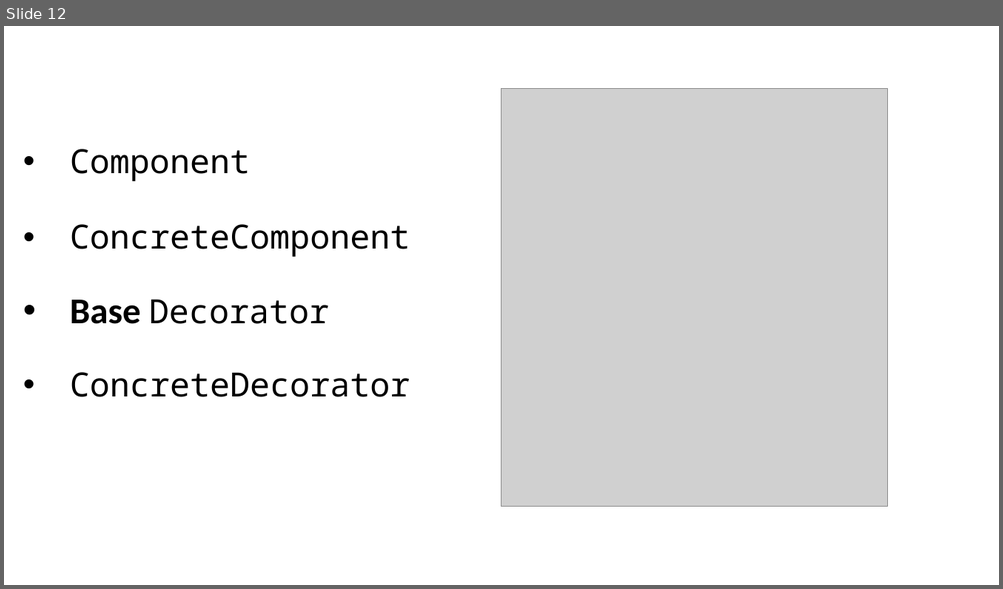
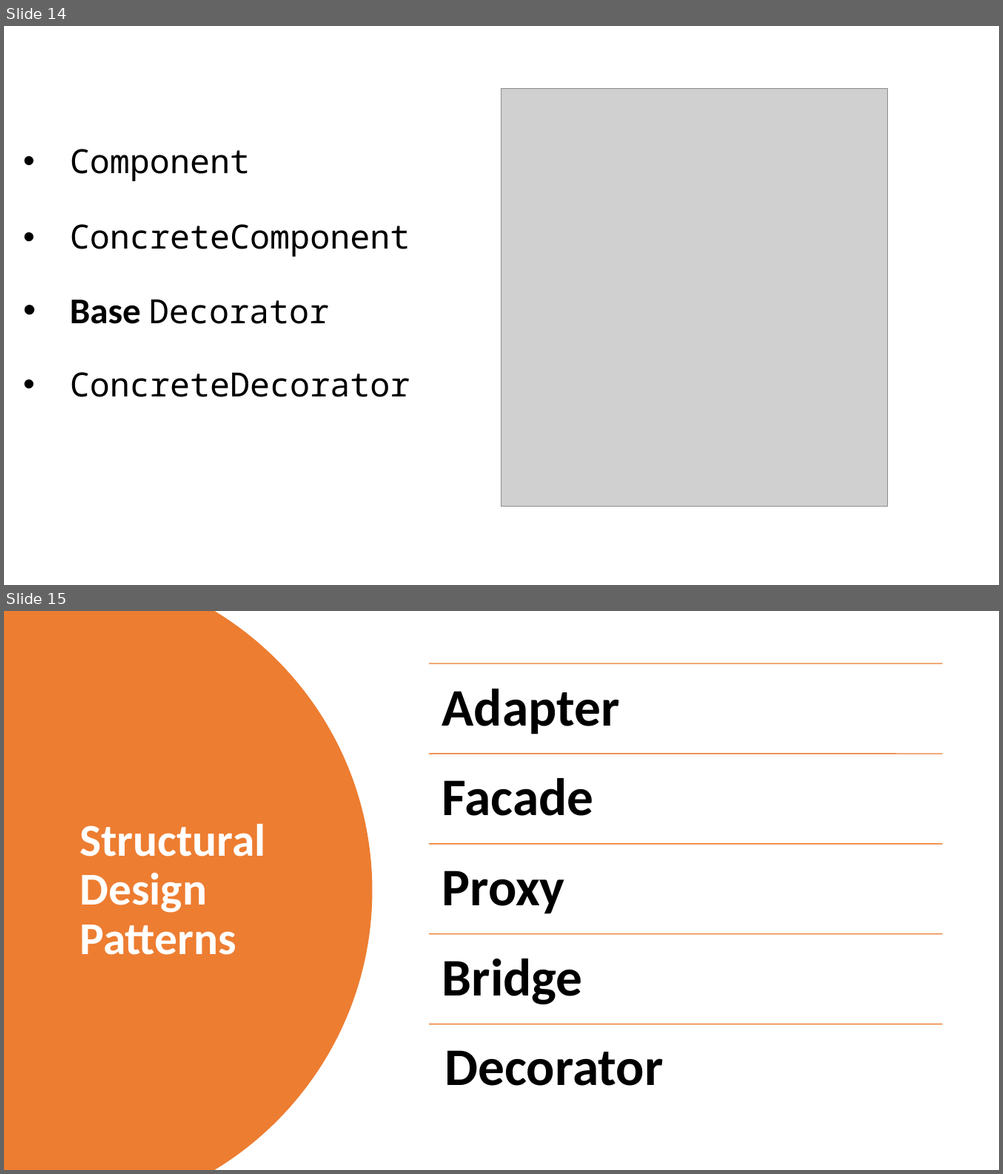
Before and after one commit to JingwenLi/DesignPatterns, a slide deck: DesignPatterns/Structural Design Patterns/Structural Design Patterns.pptx. Shown one above the other, each under a label of ours: slide 12 before the commit, slides 14 and 15 after it. The pictures are 1003x589 and 1003x1174 pixels, drawn with LibreOffice and Linux fonts; fonts in the diff are those of the drawing; grey boxes stand for pictures. Boxes give left, top, right and bottom in pixels: in the first picture for what was removed or moved away, otherwise in the second. Text is boxed around its words. In the diff, an @@ line names an element or a change of style, - is before the commit and + after.

```diff
--- a/DesignPatterns/Structural Design Patterns/Structural Design Patterns.pptx
+++ b/DesignPatterns/Structural Design Patterns/Structural Design Patterns.pptx
@@ slide 15 added at [4, 611, 999, 1170], background #FFFFFF @@
@@ freeform shape added at [4, 611, 372, 1170], fill #ED7D31 @@
@@ text added at [79, 823, 265, 955], 44 pt, text #FFFFFF, bold @@
+Structural Design Patterns
@@ group added at [430, 664, 942, 1086]: 5 lines, 5 texts @@
+Adapter
+Facade
+Proxy
+Bridge
+Decorator
@@ what was slide 12 is now slide 14 @@
```
Also in this commit, not shown: 3 other slides added, 1 slide removed.
